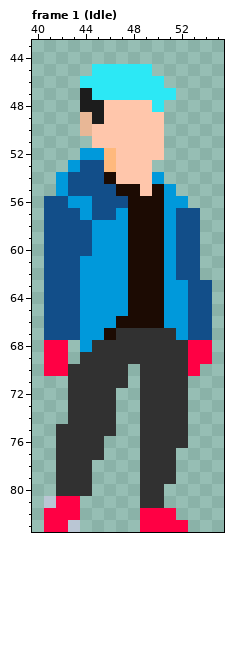
Pixel-art file: Assets/Pixel Prototype Player/Aseprite/Player.aseprite. The picture above is the old version.
96x84 pixels, 290 frames. Shown: frame 1 (Idle): x 40..55, y 43..83. The commit also changed other frames, which this record leaves out.
After the commit:
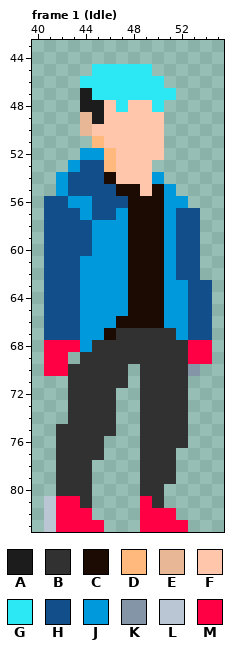
Palette (. is transparent): A #1c1c1c  B #313131  C #1c0b03  D #ffb97d  E #e8b796  F #ffc6ab  G #2ce8f5  H #124e89  J #0099db  K #8595a8  L #bac6d4  M #ff0044
The edit:
Frame 1 (Idle), layer "NormalMap":
Colour B is added in row 81 at x 44.
Colour D replaces colour F in row 51 at x 45.
Colour G replaces colour F in row 48 at x 47.
Colour K replaces colour M in row 70 at x 53.
Colour L replaces colour M in rows 82 to 83 at x 41.
Colour M is added in row 68 at x 43; in row 82 at x 44; in row 83 at x 44 to 45.
Colour M replaces colour B in row 81 at x 49.
Colour M replaces colour L in row 83 at x 43.
Boxes around the changes in both pictures, in picture pixels (x1, y1, x2, y2):
changed: (92, 100, 128, 148)
added: (68, 340, 80, 352)
changed: (188, 364, 200, 376)
changed: (44, 496, 104, 532)
changed: (140, 496, 152, 508)
